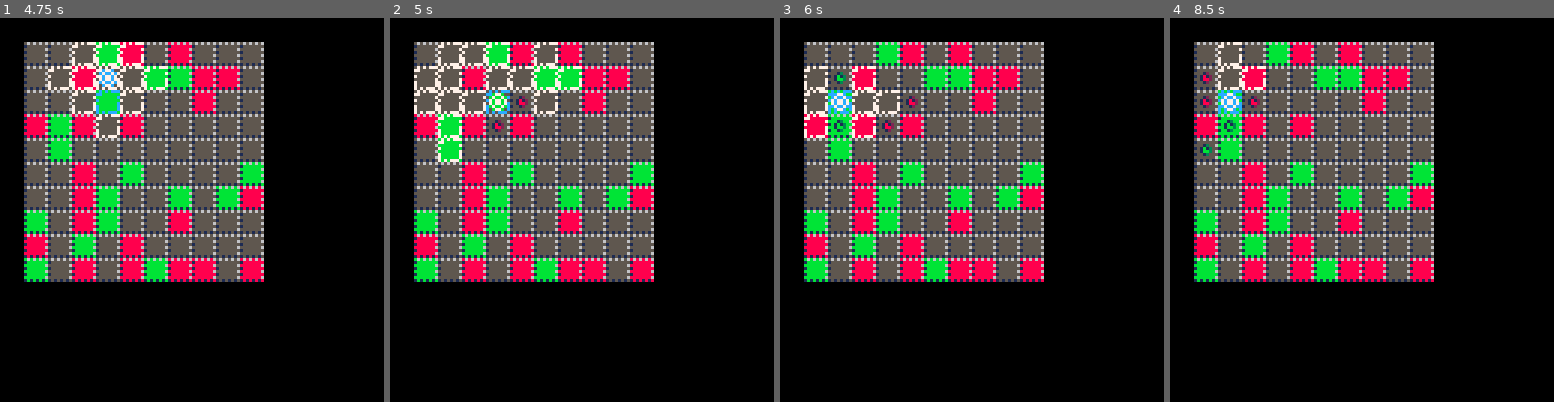
Above: before the commit, frames 1-4 (left to right).
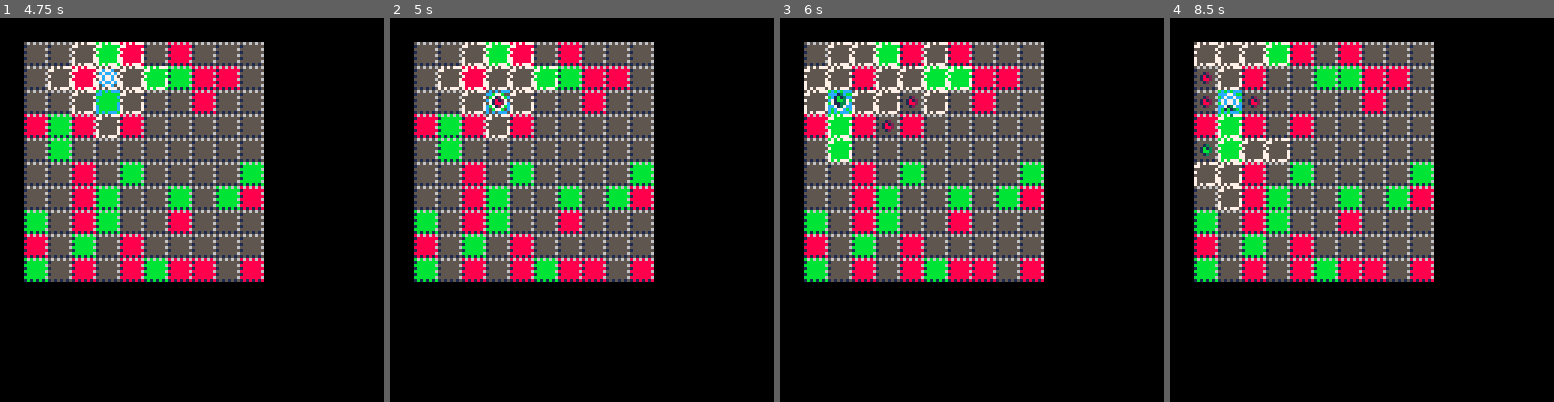
Above: after the commit, the same moments.

Repository: jcwilk/dv_prototype
Game: PICO-8 cartridge divproto.p8
Two runs of this game, one before a commit and one after it. Both use one fixed random seed, a clock stepped at 60 frames per second and the inputs below.
Inputs:
- Up to frame 1 (4.75 s): tap O (Z key) at 0.33, 0.7, 1.43, 2.22, 3.1, 3.98 s; hold Left 1.97-2.37 s; hold Down 2.42-2.82 s; hold Right 2.87-3.53 s; hold Up 3.58-4.08 s; hold Right 4.13-4.53 s; hold Down from 4.58 s (still down)
- Up to frame 2 (5 s): keep holding Down; tap O (Z key) at 4.87 s
- Up to frame 3 (6 s): release Down at 5.08 s; hold Left 5.13-5.8 s; tap O (Z key) at 5.75 s; hold Up from 5.85 s (still down)
- Up to frame 4 (8.5 s): release Up at 6.18 s; hold Left 6.23-6.63 s; tap O (Z key) at 6.63, 7.52, 8.4 s; hold Down 6.68-7.08 s; hold Right 7.13-7.8 s; hold Up 7.85-8.35 s; hold Right from 8.4 s (still down)

Frame 1 is identical in both runs. In frame 2, 1.7% of the frame differs, in the area x 6-50%, y 6-38%; in frame 3, 2.0%; in frame 4, 1.4%.

Commit message:
Make mob spawn from you

Diff:
--- a/divproto.p8
+++ b/divproto.p8
@@ -511,8 +511,8 @@
 
 function spawn_mob(x,y,col)
  local mob = {
-  x=x,
-  y=y,
+  x=player.x,
+  y=player.y,
   col=col
  }
  mob.move_to=function(move)
@@ -527,6 +527,7 @@
   if not mobs.by_coord[x][y] then
    add(mobs.all,mob)
    mobs.by_coord[x][y]=mob
+   make_tween2(mob,"x","y",x,y,mob_spd)
    return mob
   end
  end
